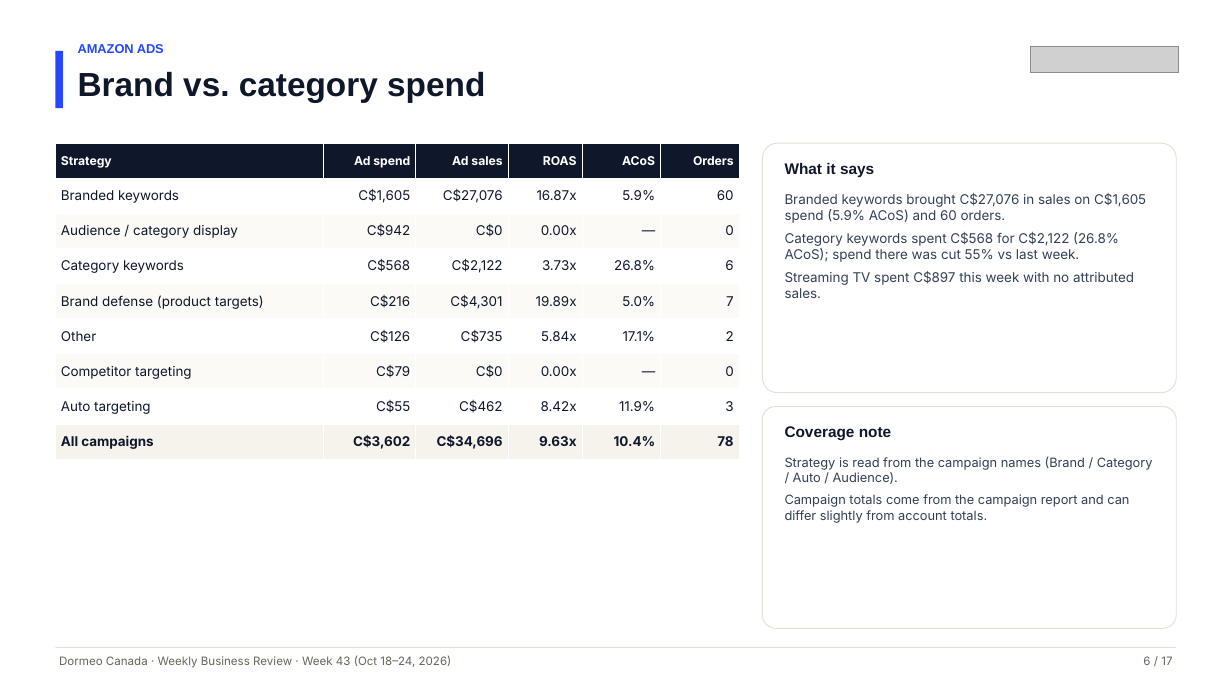
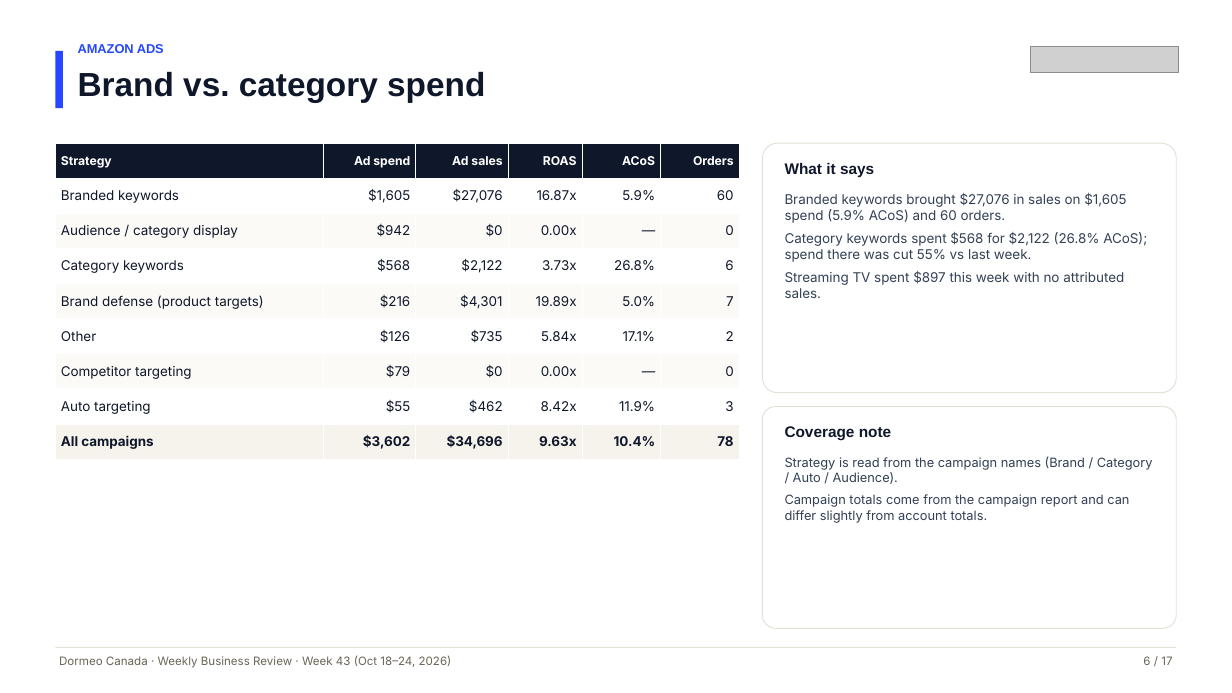
Before and after one commit to RONFSG/flagship-growth-reports, a slide deck: slide 6 of dormeo-canada/deck/2026-10-24/Dormeo-Canada-Weekly-Business-Review-Week-43-2026-10-24.pptx. Drawn at 1232x693 pixels with LibreOffice and Linux fonts; fonts in the diff are those of the drawing; grey boxes stand for pictures. Boxes give left, top, right and bottom in pixels: in the first picture for what was removed or moved away, otherwise in the second. Text is boxed around its words. In the diff, an @@ line names an element or a change of style, - is before the commit and + after.

```diff
--- a/dormeo-canada/deck/2026-10-24/Dormeo-Canada-Weekly-Business-Review-Week-43-2026-10-24.pptx
+++ b/dormeo-canada/deck/2026-10-24/Dormeo-Canada-Weekly-Business-Review-Week-43-2026-10-24.pptx
@@ table at (55, 143, 739, 459) @@
-row 2, column 2: C$1,605
+row 2, column 2: $1,605
-row 2, column 3: C$27,076
+row 2, column 3: $27,076
-row 3, column 2: C$942
+row 3, column 2: $942
-row 3, column 3: C$0
+row 3, column 3: $0
-row 4, column 2: C$568
+row 4, column 2: $568
-row 4, column 3: C$2,122
+row 4, column 3: $2,122
-row 5, column 2: C$216
+row 5, column 2: $216
-row 5, column 3: C$4,301
+row 5, column 3: $4,301
-row 6, column 2: C$126
+row 6, column 2: $126
-row 6, column 3: C$735
+row 6, column 3: $735
-row 7, column 2: C$79
+row 7, column 2: $79
-row 7, column 3: C$0
+row 7, column 3: $0
-row 8, column 2: C$55
+row 8, column 2: $55
-row 8, column 3: C$462
+row 8, column 3: $462
-row 9, column 2: C$3,602
+row 9, column 2: $3,602
-row 9, column 3: C$34,696
+row 9, column 3: $34,696
@@ text at (785, 193, 1147, 298): text changed @@
-Branded keywords brought C$27,076 in sales on C$1,605 spend (5.9% ACoS) and 60 orders.
-Category keywords spent C$568 for C$2,122 (26.8% ACoS); spend there was cut 55% vs last week.
-Streaming TV spent C$897 this week with no attributed sales.
+Branded keywords brought $27,076 in sales on $1,605 spend (5.9% ACoS) and 60 orders.
+Category keywords spent $568 for $2,122 (26.8% ACoS); spend there was cut 55% vs last week.
+Streaming TV spent $897 this week with no attributed sales.
```
Also in this commit, not shown: 12 other slides changed, 19 other files.
